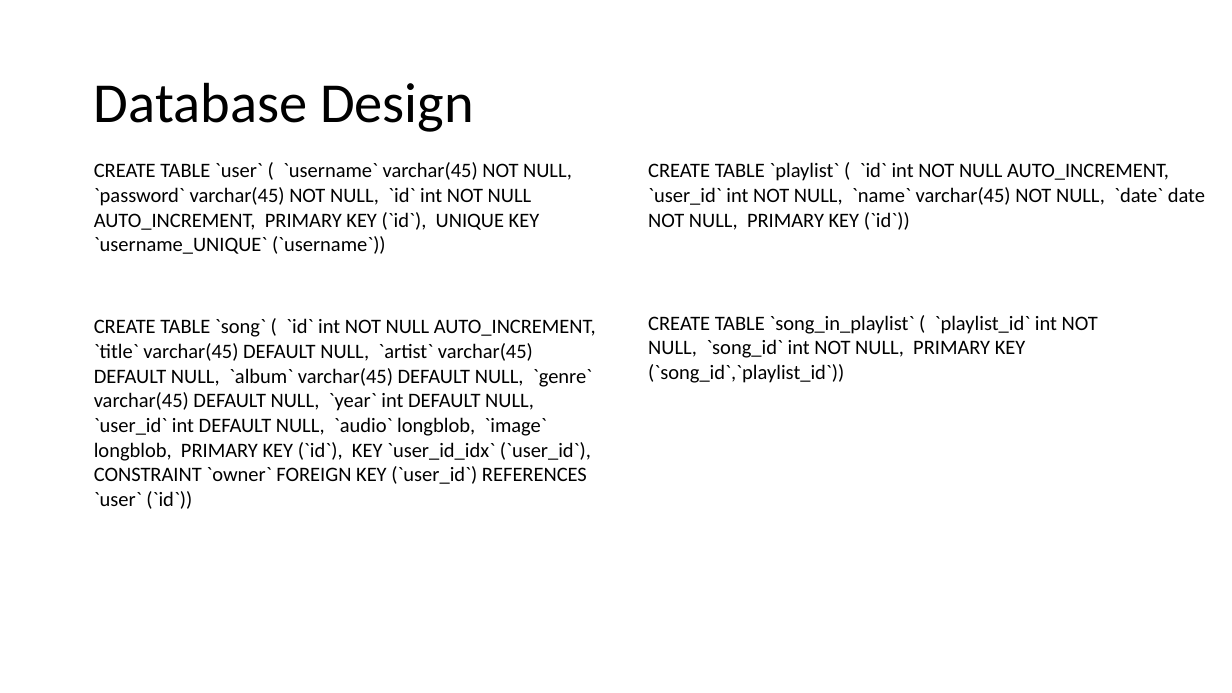
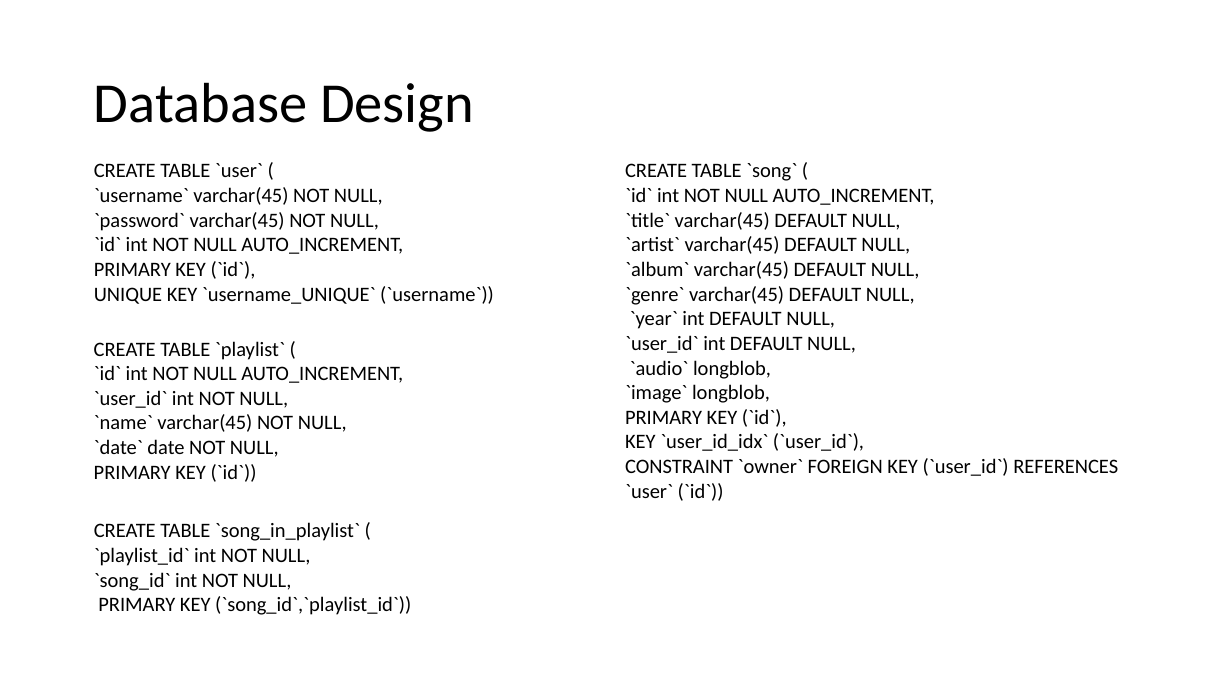
Before and after one commit to GenniImparato/PlaylistMaker, a slide deck: slide 4 of doc/documentation (HTML).pptx. Drawn at 1232x693 pixels with LibreOffice and Linux fonts; fonts in the diff are those of the drawing. Boxes give left, top, right and bottom in pixels: in the first picture for what was removed or moved away, otherwise in the second. Text is boxed around its words. In the diff, an @@ line names an element or a change of style, - is before the commit and + after.

```diff
--- a/doc/documentation (HTML).pptx
+++ b/doc/documentation (HTML).pptx
@@ text at bbox=[94, 163, 494, 304]: text changed @@
-CREATE TABLE `user` ( `username` varchar(45) NOT NULL, `password` varchar(45) NOT NULL, `id` int NOT NULL AUTO_INCREMENT, PRIMARY KEY (`id`), UNIQUE KEY `username_UNIQUE` (`username`))
+CREATE TABLE `user` (
+`username` varchar(45) NOT NULL,
+`password` varchar(45) NOT NULL,
+`id` int NOT NULL AUTO_INCREMENT,
+PRIMARY KEY (`id`),
+UNIQUE KEY `username_UNIQUE` (`username`))
@@ text at bbox=[625, 163, 1118, 501]: text changed @@
-CREATE TABLE `song` ( `id` int NOT NULL AUTO_INCREMENT, `title` varchar(45) DEFAULT NULL, `artist` varchar(45) DEFAULT NULL, `album` varchar(45) DEFAULT NULL, `genre` varchar(45) DEFAULT NULL, `year` int DEFAULT NULL, `user_id` int DEFAULT NULL, `audio` longblob, `image` longblob, PRIMARY KEY (`id`), KEY `user_id_idx` (`user_id`), CONSTRAINT `owner` FOREIGN KEY (`user_id`) REFERENCES `user` (`id`))
+CREATE TABLE `song` (
+`id` int NOT NULL AUTO_INCREMENT,
+`title` varchar(45) DEFAULT NULL,
+`artist` varchar(45) DEFAULT NULL,
+`album` varchar(45) DEFAULT NULL,
+`genre` varchar(45) DEFAULT NULL,
+`year` int DEFAULT NULL,
+`user_id` int DEFAULT NULL,
+`audio` longblob,
+`image` longblob,
+PRIMARY KEY (`id`),
+KEY `user_id_idx` (`user_id`),
+CONSTRAINT `owner` FOREIGN KEY (`user_id`) REFERENCES `user` (`id`))
@@ text at bbox=[94, 341, 403, 482]: text changed @@
-CREATE TABLE `playlist` ( `id` int NOT NULL AUTO_INCREMENT, `user_id` int NOT NULL, `name` varchar(45) NOT NULL, `date` date NOT NULL, PRIMARY KEY (`id`))
+CREATE TABLE `playlist` (
+`id` int NOT NULL AUTO_INCREMENT,
+`user_id` int NOT NULL,
+`name` varchar(45) NOT NULL,
+`date` date NOT NULL,
+PRIMARY KEY (`id`))
@@ text at bbox=[94, 522, 411, 615]: text changed @@
-CREATE TABLE `song_in_playlist` ( `playlist_id` int NOT NULL, `song_id` int NOT NULL, PRIMARY KEY (`song_id`,`playlist_id`))
+CREATE TABLE `song_in_playlist` (
+`playlist_id` int NOT NULL,
+`song_id` int NOT NULL,
+PRIMARY KEY (`song_id`,`playlist_id`))
```
Also in this commit, not shown: 4 other files.
